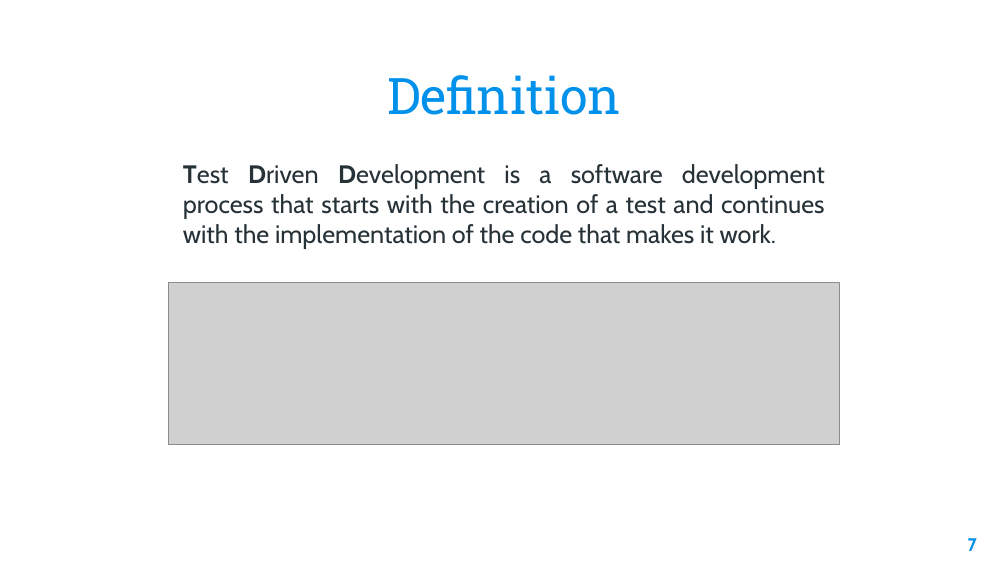
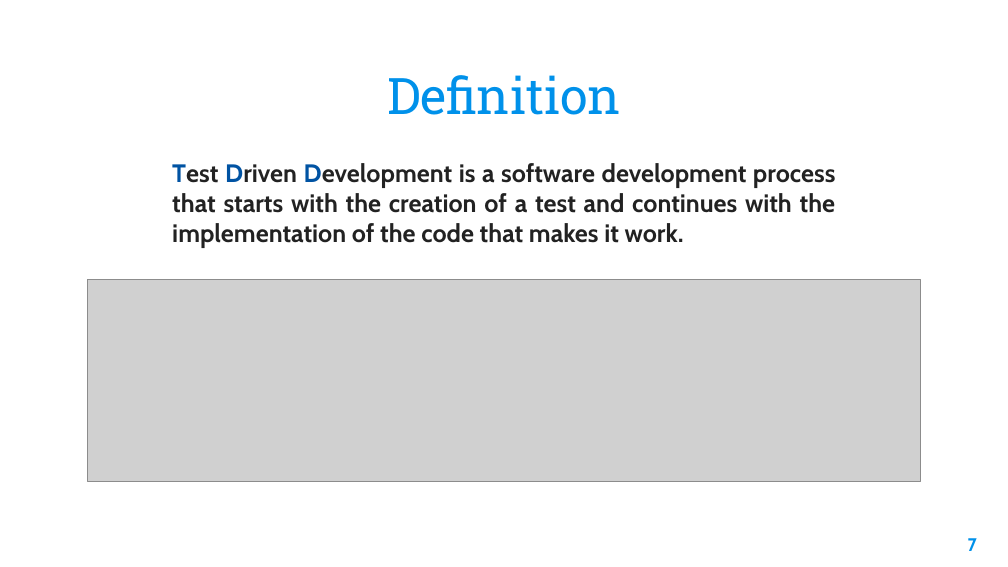
Before and after one commit to ULL-ESIT-PAI-2021-2022/2021-2022-pai-tdd-codecov-gabriel-pablo, a slide deck: slide 7 of slides/TDD+Coverage.pptx. Drawn at 1008x567 pixels with LibreOffice and Linux fonts; fonts in the diff are those of the drawing; grey boxes stand for pictures; background and template pictures are left out. Boxes give left, top, right and bottom in pixels: in the first picture for what was removed or moved away, otherwise in the second. Text is boxed around its words. In the diff, an @@ line names an element or a change of style, - is before the commit and + after.

```diff
--- a/slides/TDD+Coverage.pptx
+++ b/slides/TDD+Coverage.pptx
@@ text "Test Driven Development is a ...": place and size @@
-text "Test Driven Development is a ..." at <box>183,164,825,249</box>
+text "Test Driven Development is a ..." at <box>172,163,836,248</box>
@@ text "Test Driven Development is a ..." at <box>172,163,836,248</box>: text colour #263238 to #0053A3 in "Test Driven Development"; text colour #263238 to #222222, bold on @@
@@ picture: place and size @@
-picture at <box>168,282,839,445</box>
+picture at <box>88,280,920,482</box>
```
Also in this commit, not shown: 10 other slides changed, 9 slides added, 1 slide removed, 2 other files.
